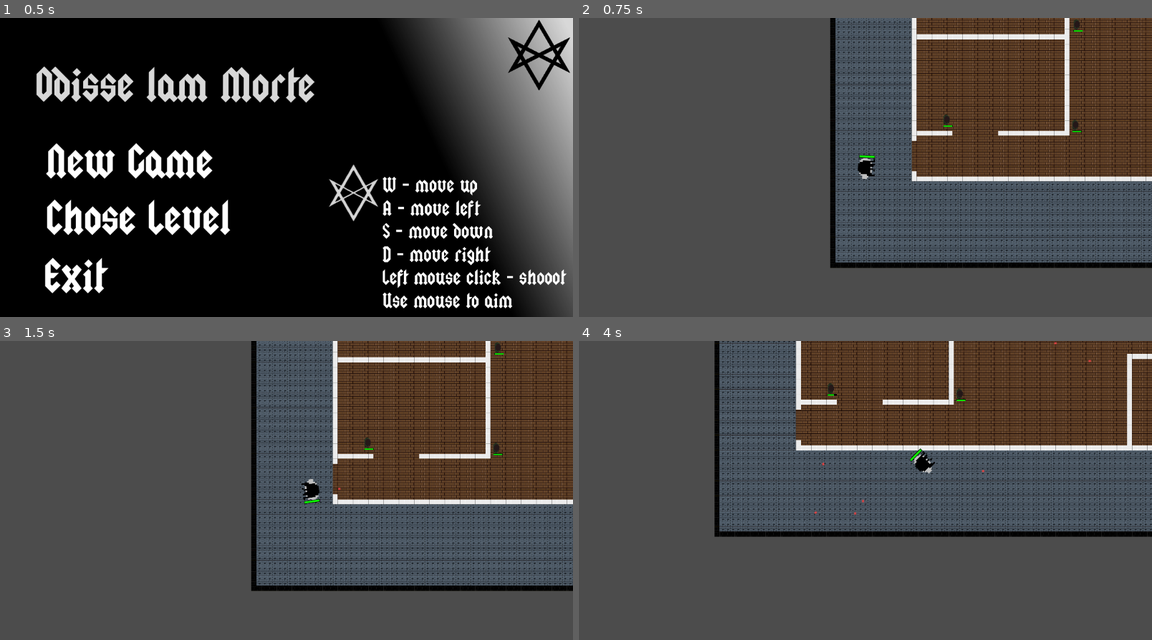
Above: before the commit, frames 1-4 (two rows, left to right).
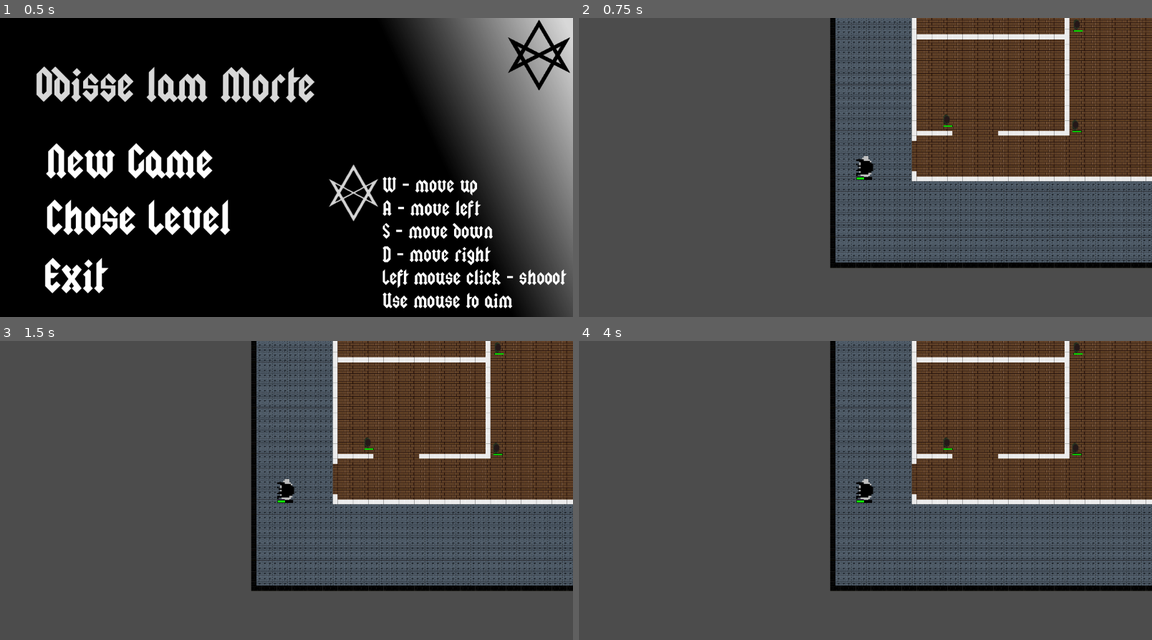
Above: after the commit, the same moments.

Repository: JamesTiberiusKirk/GameDev
Game: Godot game, scene res://scenes/screens/MainMenu/MainMenu.tscn
The game is run twice, just before and just after one commit, with the same random seed, the same clock (stepped at 60 frames per second) and the same inputs.
Inputs (mouse positions are in pixels of both pictures, inside the frame that each line leads up to):
- Up to frame 1 (0.5 s): no input
- Up to frame 2 (0.75 s): click (716, 161) at 0.5 s
- Up to frame 3 (1.5 s): tap Enter at 1.25 s; move the mouse to (412, 475) at 1.27 s; press the mouse at (412, 475) at 1.28 s; hold D (right) from 1.28 s (still down)
- Up to frame 4 (4 s): tap Space at 2 s; move the mouse to (750, 505) at 2.02 s; release D (right) at 2.03 s; release the mouse at (750, 505) at 2.03 s; hold S (down) 2.03-2.78 s; click (750, 505) at 2.1 s; move the mouse to (922, 424) at 2.77 s; press the mouse at (922, 424) at 2.78 s; hold D (right) 2.78-3.53 s; move the mouse to (836, 550) at 3.52 s; release the mouse at (836, 550) at 3.53 s; hold W (up) from 3.53 s (still down); click (836, 550) at 3.6 s

Frame 1 is identical in both runs. In frame 2, 0.1% of the frame differs, in the area x 48-52%, y 45-55%; in frame 3, 0.4%; in frame 4, 40%, in the area x 23-100%, y 0-84%.
Error after the commit: Parse Error: The identifier "HudController" isn't declared in the current scope. (res://scenes/actors/Player/Player.gd:20)

Commit message:
Created basic HUD

Diff:
--- a/scenes/actors/Player/Player.gd
+++ b/scenes/actors/Player/Player.gd
@@ -17,6 +17,7 @@
 	self.apply_direction(axis)
 	self.look_at(get_look_vect())
 	health_bar.value = health
+	HudController.health = health
 
 func shoot(dir):
 	shooting_sound.play()
--- a/scenes/actors/Player/Player.tscn
+++ b/scenes/actors/Player/Player.tscn
@@ -7,6 +7,7 @@
 [ext_resource path="res://assets/characters/vhaal/body/sprite_3.png" type="Texture" id=5]
 [ext_resource path="res://scenes/objects/HealthBar/HealthBar.tscn" type="PackedScene" id=6]
 [ext_resource path="res://assets/audio/silencer.wav" type="AudioStream" id=7]
+[ext_resource path="res://scenes/screens/HUD/HUD.tscn" type="PackedScene" id=8]
 
 [sub_resource type="RectangleShape2D" id=1]
 extents = Vector2( 25.2638, 31.9221 )
@@ -61,4 +62,10 @@
 
 [node name="ShootingSound" type="AudioStreamPlayer2D" parent="."]
 stream = ExtResource( 7 )
+
+[node name="HUD" parent="." instance=ExtResource( 8 )]
+margin_left = -599.601
+margin_top = -301.651
+margin_right = -559.601
+margin_bottom = -261.651
 [connection signal="timeout" from="ShootTimer" to="." method="_on_ShootTimer_timeout"]
--- /dev/null
+++ b/scenes/objects/Document/Document.gd
@@ -0,0 +1,6 @@
+extends KinematicBody2D
+
+func _on_Body_body_entered(body):
+	if body.name == "Player":
+		HudController.doc_picked_up = true
+		queue_free()
--- /dev/null
+++ b/scenes/objects/Document/Document.tscn
@@ -0,0 +1,31 @@
+[gd_scene load_steps=5 format=2]
+
+[ext_resource path="res://scenes/objects/Document/Document.gd" type="Script" id=1]
+[ext_resource path="res://assets/objects/Documents.png" type="Texture" id=2]
+
+[sub_resource type="RectangleShape2D" id=1]
+extents = Vector2( 9.94597, 14.0549 )
+
+[sub_resource type="RectangleShape2D" id=2]
+extents = Vector2( 12.8562, 17.0959 )
+
+[node name="Document" type="KinematicBody2D"]
+collision_layer = 16
+collision_mask = 3
+script = ExtResource( 1 )
+
+[node name="Sprite" type="Sprite" parent="."]
+position = Vector2( 0.0215678, 0.0596123 )
+scale = Vector2( 0.0723856, 0.077335 )
+texture = ExtResource( 2 )
+
+[node name="CollisionShape2D" type="CollisionShape2D" parent="."]
+position = Vector2( -2.20521, -0.0569706 )
+shape = SubResource( 1 )
+
+[node name="Body" type="Area2D" parent="."]
+
+[node name="CollisionShape2D" type="CollisionShape2D" parent="Body"]
+position = Vector2( -1.96093, 0.255775 )
+shape = SubResource( 2 )
+[connection signal="body_entered" from="Body" to="." method="_on_Body_body_entered"]
Not shown: 1 places in scenes/actors/Player/Player.tscn that only renumber resources
